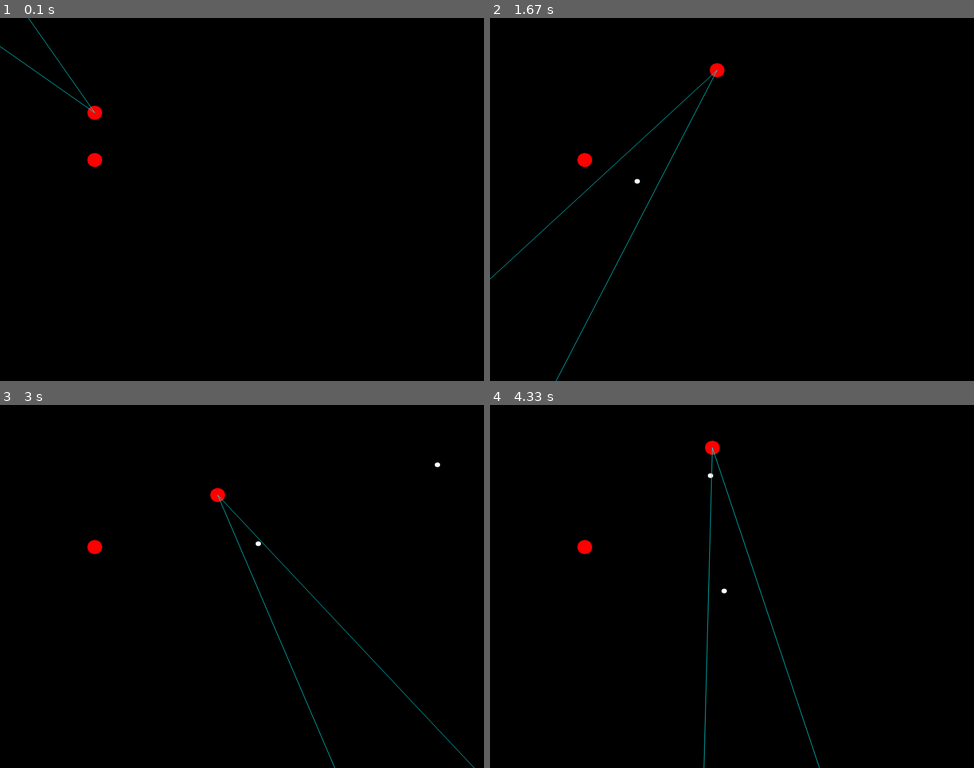
Above: before the commit, frames 1-4 (two rows, left to right).
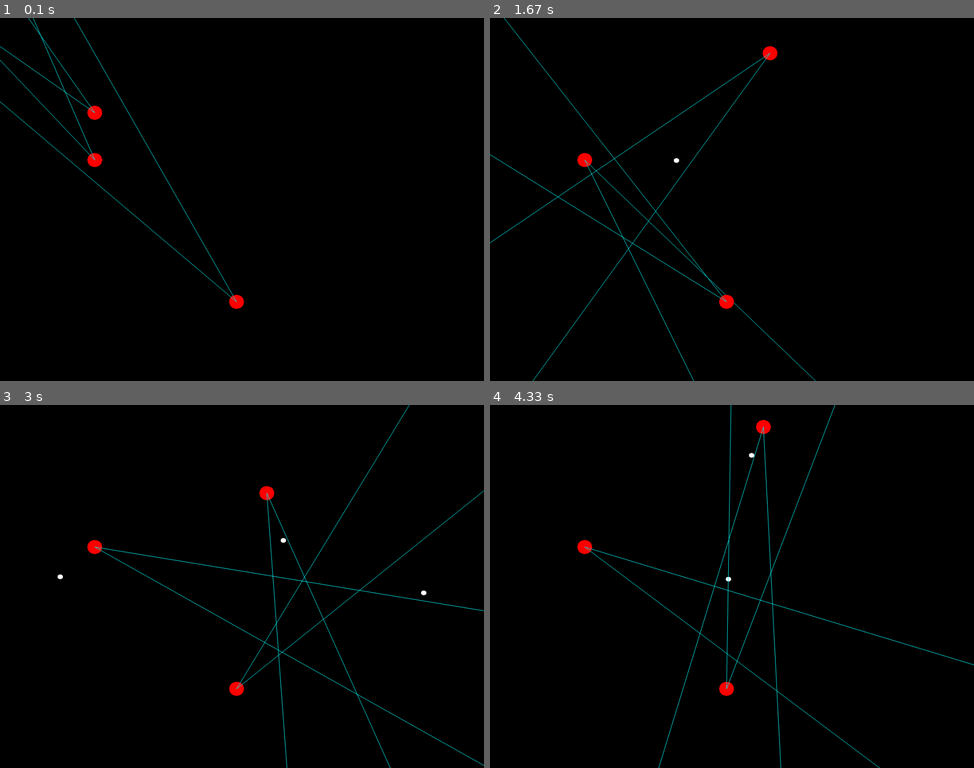
Above: after the commit, the same moments.

Repository: sattfatt/Simple-AI
Game: pygame game, started from pygame1/test.py
The game is run twice, just before and just after one commit, with the same random seed, the same clock (stepped at 60 frames per second) and the same inputs.
Inputs (mouse positions are in pixels of both pictures, inside the frame that each line leads up to):
- Up to frame 1 (0.1 s): no input
- Up to frame 2 (1.67 s): hold Space 0.33-0.8 s; hold D 0.33-0.8 s; move the mouse to (712, 214) at 0.37 s; hold D 0.83-1.3 s; move the mouse to (886, 188) at 0.87 s; hold W 1.33-1.63 s; move the mouse to (615, 203) at 1.37 s; tap Space at 1.4 s
- Up to frame 3 (3 s): hold D 1.67-2.13 s; move the mouse to (91, 532) at 1.7 s; tap Space at 1.73, 2.03, 2.23, 2.53, 2.8 s; hold A 2.17-2.7 s; move the mouse to (314, 459) at 2.2 s; hold S from 2.73 s (still down); move the mouse to (300, 619) at 2.77 s
- Up to frame 4 (4.33 s): release S at 3.03 s; hold A 3.07-3.47 s; move the mouse to (741, 463) at 3.1 s; tap Space at 3.13, 3.43, 3.57, 3.97, 4.27 s; hold W 3.5-3.87 s; move the mouse to (557, 575) at 3.53 s; hold D from 3.9 s (still down); move the mouse to (736, 622) at 3.93 s

The runs differ from the first frame. In frame 1, 0.6% of the frame differs, in the area x 0-51%, y 0-81%; in frame 2, 1.7%; in frame 3, 1.9%; in frame 4, 2.0%, in the area x 19-100%, y 0-100%.

Commit message:
minor changes

Diff:
--- a/pygame1/test.py
+++ b/pygame1/test.py
@@ -29,8 +29,8 @@
 MOVERIGHT = 100
 MOVEUP    = 119
 MOVEDOWN  = 115
-
-MOVESPEED = 5
+MAXHEALTH = 100
+MOVESPEED = 7
 PROJVEL   = 15
 
 # ------------- #
@@ -58,6 +58,8 @@
 class Entity:
 
     def __init__(self, pos, dir, size, color, surf, owner):
+        self.health = MAXHEALTH
+
         self.prevpos = (0,0)
 
         self.hit = False
@@ -146,10 +148,10 @@
     def collisionDetection(self, entity):
         if self.hitbox.colliderect(entity.hitbox) and self.owner != entity.owner:
             entity.collisioncount += 1
-            print(entity.owner + ' was hit by ' + self.owner + ' ' + str(entity.collisioncount) + ' time(s).')
+            entity.health -= 10
+            print(entity.owner + ' was hit by ' + self.owner + ' ' + str(entity.collisioncount) + ' time(s).' + ' Health: ' + str(entity.health))
+
             self.hit = True
-        else:
-            self.hit = False
 
 
 
@@ -166,10 +168,11 @@
 
 bob = Entity((200,200), 0, 15, RED, DISPLAYSURF, 'bob')
 joe = Entity((200,300), 0, 15, RED, DISPLAYSURF, 'joe')
+dan = Entity((500,600), 0, 15, RED, DISPLAYSURF, 'dan')
 
 projectiles = []
 
-hitboxes = []
+entities = [bob, joe, dan]
 
 prevkey = 0
 
@@ -177,24 +180,25 @@
 
 while True:
     DISPLAYSURF.fill(BLACK)
+
     # movement
     keys = pygame.key.get_pressed()
     if keys[K_a]  :
         prevkey = MOVELEFT
         #print('left event')
-        bob.updatePos(np.array([-MOVESPEED, 0]))
+        entities[0].updatePos(np.array([-MOVESPEED, 0]))
     if keys[K_d]:
         prevkey = MOVERIGHT
         #print('right event')
-        bob.updatePos(np.array([MOVESPEED, 0]))
+        entities[0].updatePos(np.array([MOVESPEED, 0]))
     if keys[K_w]:
         prevkey = MOVEUP
         #print('up event')
-        bob.updatePos(np.array([0, -MOVESPEED]))
+        entities[0].updatePos(np.array([0, -MOVESPEED]))
     if keys[K_s]:
         prevkey = MOVEDOWN
         #print('down event')
-        bob.updatePos(np.array([0, MOVESPEED]))
+        entities[0].updatePos(np.array([0, MOVESPEED]))
     #if keys[K_s] and keys[K_d]:
      #   bob.updatePos(np.array([MOVESPEED, MOVESPEED]))
 
@@ -207,9 +211,9 @@
 
         if event.type == KEYDOWN:
             if event.key == K_SPACE:
-                angle = bob.getCursorAngle()
+                angle = entities[0].getCursorAngle()
                 #print angle
-                projectiles.append(Entity((bob.pos[0], bob.pos[1]), angle, 5, WHITE, DISPLAYSURF, 'bob'))
+                projectiles.append(Entity((entities[0].pos[0], entities[0].pos[1]), angle, 5, WHITE, DISPLAYSURF, entities[0].owner))
 
     # projectile handling
     if projectiles:
@@ -220,8 +224,9 @@
             proj.updateProjectile()
 
             proj.draw()
-            print(proj.pos)
-            proj.collisionDetection(joe)
+            #print(proj.pos)
+            for entity in entities:
+                proj.collisionDetection(entity)
             #projectiles[:] = [x for x in projectiles if not bob.collisionDetection(proj)]
 
 
@@ -229,10 +234,11 @@
         projectiles[:] = [x for x in projectiles if removeCondition(x)]
 
     # entity handling
-    bob.draw()
-    bob.drawWedge(math.radians(20))
-    joe.draw()
-
+    if entities:
+        for entity in entities:
+            entity.draw()
+            entity.drawWedge(math.radians(20))
+        entities[:] = [x for x in entities if not x.health == 0]
     #bob.drawWedge(math.radians(20))
 
     pygame.display.update()
